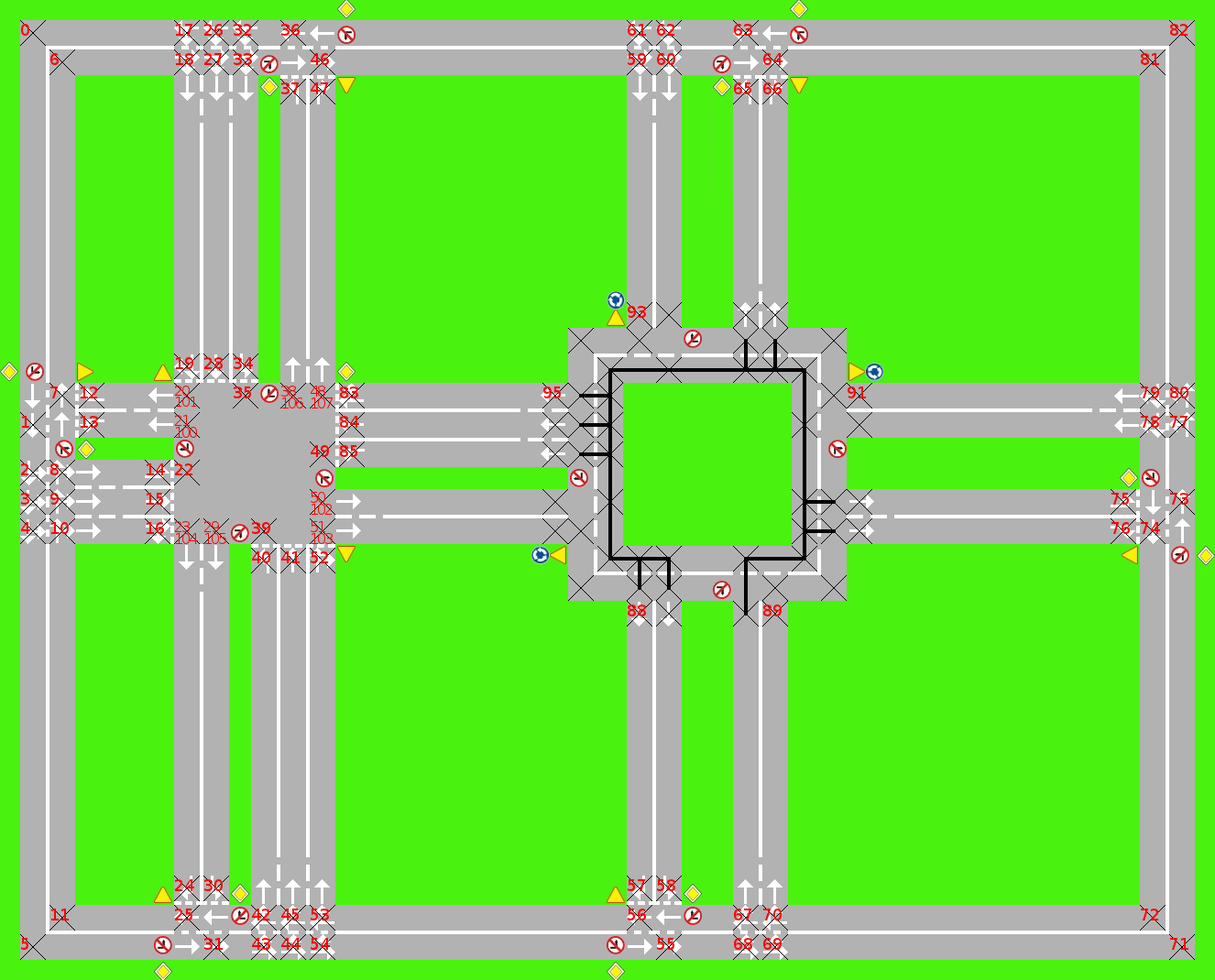
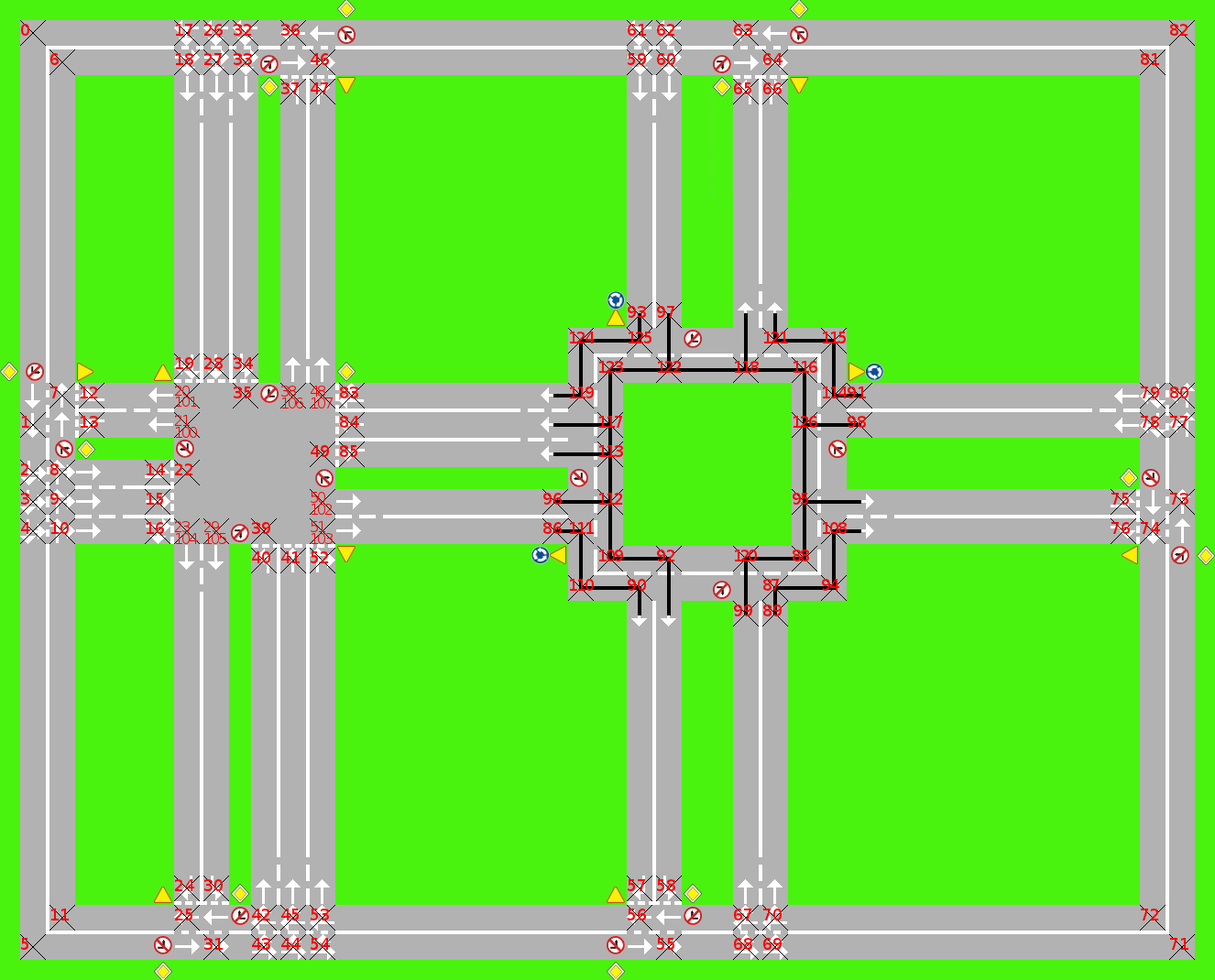
Comparing the layer stacks of the two (1215, 980) images. Changes:
renamed "137" to "126", showed it, moved it above "125", painted on it over [793, 416, 818, 428]
showed "125", moved it above "124" over [628, 331, 652, 344]
showed "124", moved it above "123" over [569, 331, 594, 344]
showed "123", moved it above "122" over [599, 361, 624, 373]
renamed "126" to "122", showed it, moved it above "121", painted on it over [657, 361, 682, 373]
renamed "130" to "121", showed it, moved it above "120", painted on it over [764, 331, 789, 344]
renamed "131" to "120", showed it, moved it above "119", painted on it over [734, 549, 757, 562]
showed "119", moved it above "118" over [569, 386, 594, 399]
renamed "132" to "118", showed it, moved it above "117", painted on it over [734, 361, 759, 373]
showed "117", moved it above "116" over [599, 416, 623, 428]
renamed "133" to "116", showed it, moved it above "115", painted on it over [793, 361, 818, 373]
renamed "135" to "115", showed it, moved it above "114", painted on it over [822, 331, 846, 344]
renamed "136" to "114", showed it, moved it above "113", painted on it over [822, 386, 847, 399]
showed "113", moved it above "112" over [599, 445, 624, 458]
showed "112", moved it above "111" over [599, 492, 624, 505]
showed "111", moved it above "110" over [569, 522, 594, 535]
showed "110", moved it above "109" over [569, 579, 594, 592]
showed "109", moved it above "108" over [599, 549, 624, 562]
renamed "139" to "108", showed it, moved it above "99", painted on it over [822, 522, 847, 535]
showed "99", moved it above "98" over [733, 604, 753, 617]
showed "90", moved it above "89" over [627, 579, 647, 592]
renamed "144" to "87", showed it, moved it above "86", painted on it over [763, 579, 789, 592]
painted on "Path1" over [553, 313, 863, 616]
painted on "Checkpoints" over [542, 302, 873, 627]
…and 13 more changes (3 painted, 2 removed, 3 renamed, 11 stack, 8 visibility)
